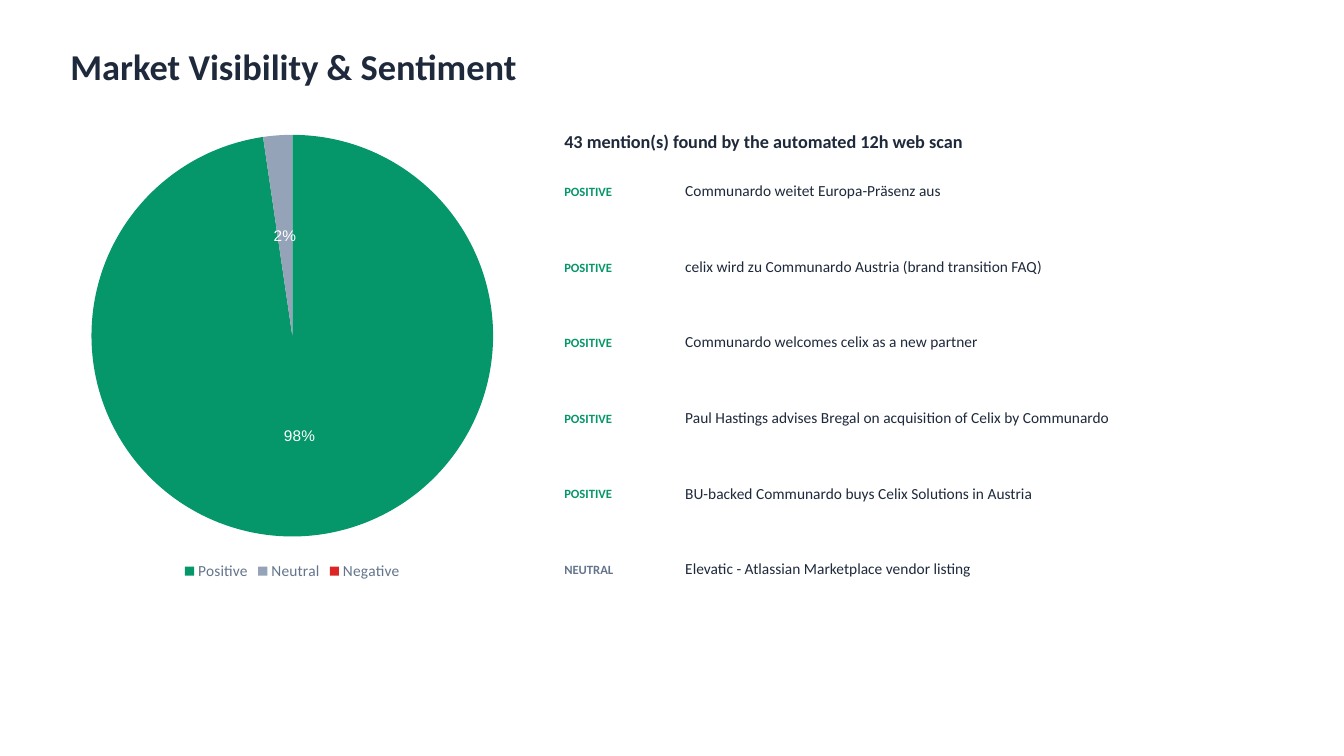
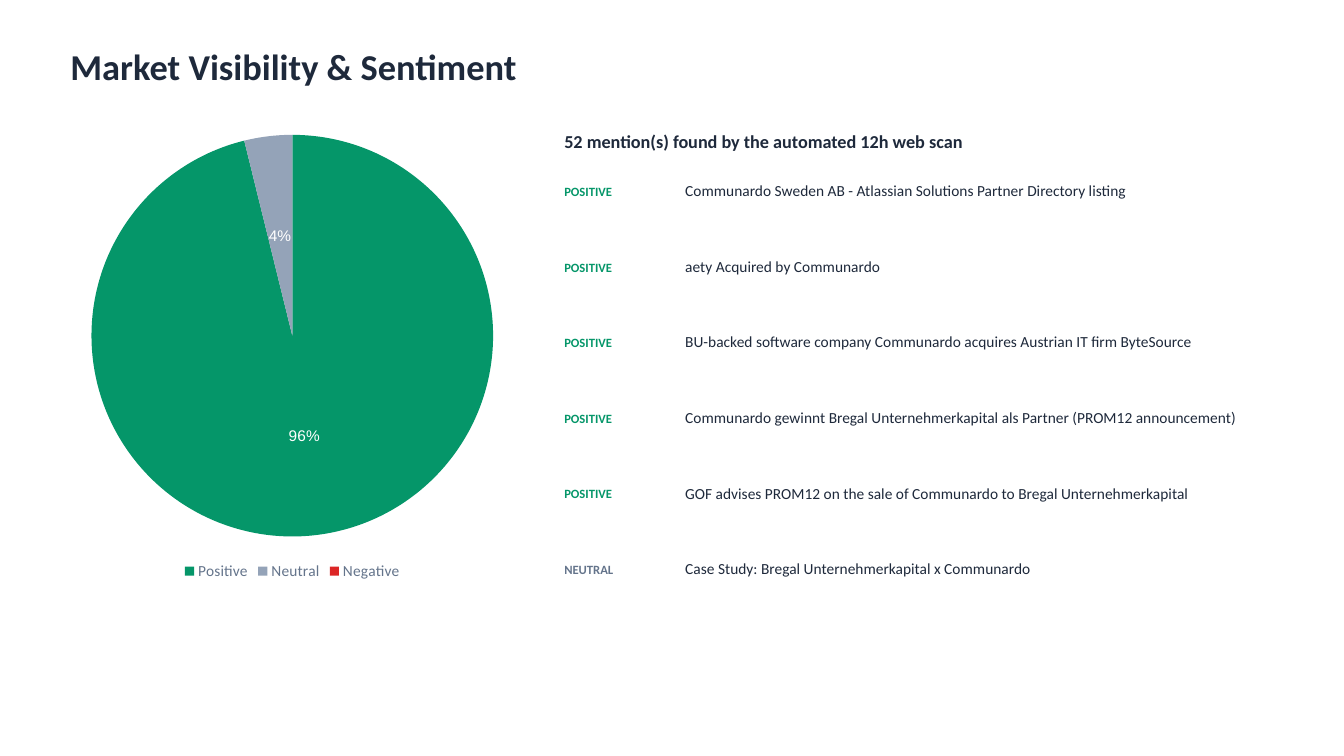
Before and after one commit to smojsak-code/orbit2, a slide deck: slide 5 of reports/Orbit2_Deck_Atlassian_2026-Q3.pptx. Drawn at 1344x756 pixels with LibreOffice and Linux fonts; fonts in the diff are those of the drawing. Boxes give left, top, right and bottom in pixels: in the first picture for what was removed or moved away, otherwise in the second. Text is boxed around its words. In the diff, an @@ line names an element or a change of style, - is before the commit and + after.

```diff
--- a/reports/Orbit2_Deck_Atlassian_2026-Q3.pptx
+++ b/reports/Orbit2_Deck_Atlassian_2026-Q3.pptx
@@ pie chart at box(60, 121, 524, 585) @@
@@ Series 1, Positive: 98 to 96 @@
@@ Series 1, Neutral: 2 to 4 @@
@@ text at box(564, 134, 962, 151): text changed @@
-43 mention(s) found by the automated 12h web scan
+52 mention(s) found by the automated 12h web scan
@@ text at box(685, 185, 1126, 199): text changed @@
-Communardo weitet Europa-Präsenz aus
+Communardo Sweden AB - Atlassian Solutions Partner Directory listing
@@ text at box(685, 261, 880, 275): text changed @@
-celix wird zu Communardo Austria (brand transition FAQ)
+aety Acquired by Communardo
@@ text at box(685, 336, 1192, 350): text changed @@
-Communardo welcomes celix as a new partner
+BU-backed software company Communardo acquires Austrian IT firm ByteSource
@@ text at box(685, 412, 1236, 426): text changed @@
-Paul Hastings advises Bregal on acquisition of Celix by Communardo
+Communardo gewinnt Bregal Unternehmerkapital als Partner (PROM12 announcement)
@@ text at box(685, 488, 1188, 502): text changed @@
-BU-backed Communardo buys Celix Solutions in Austria
+GOF advises PROM12 on the sale of Communardo to Bregal Unternehmerkapital
@@ text at box(685, 563, 1030, 577): text changed @@
-Elevatic - Atlassian Marketplace vendor listing
+Case Study: Bregal Unternehmerkapital x Communardo
```
Also in this commit, not shown: 1 other slide changed, 20 other files.
